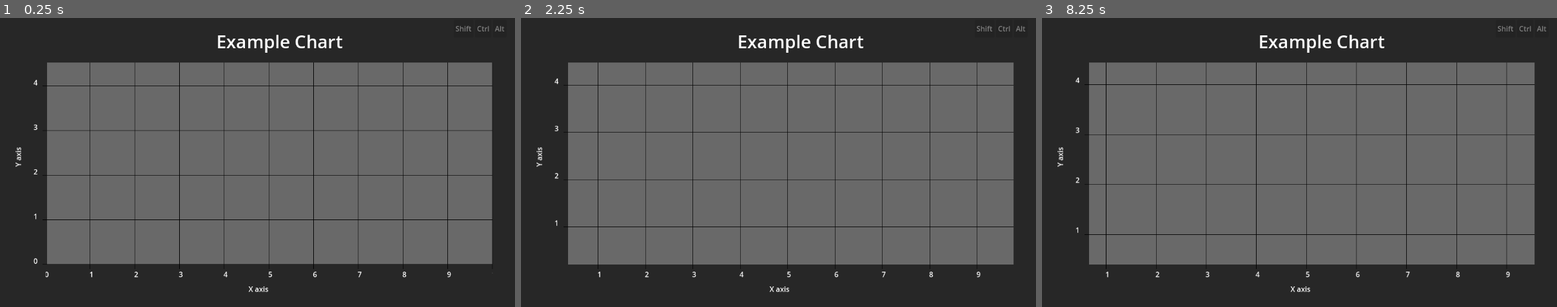
Above: before the commit, frames 1-3 (left to right).
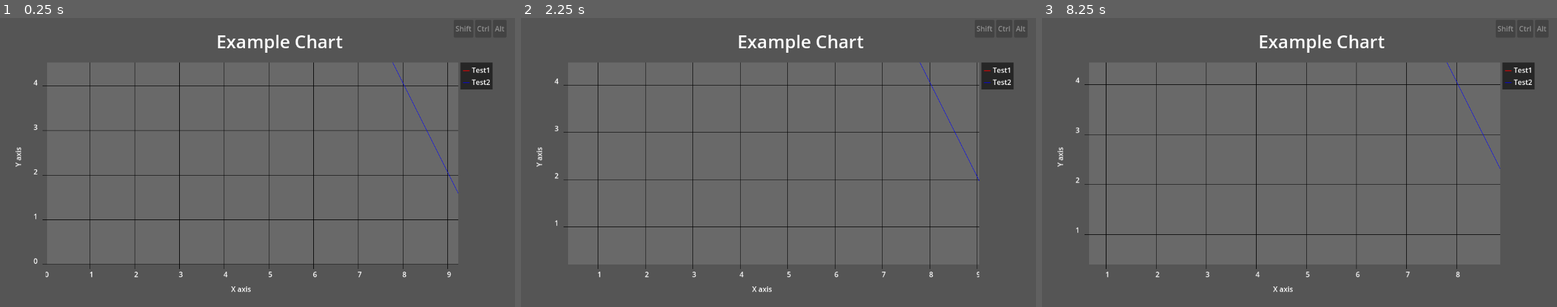
Above: after the commit, the same moments.

Repository: turboseb/chromatography
Game: Godot game, scene res://Plot/chart.tscn
Same seed, same stepped clock (60 frames per second), same inputs: the game is played once before the commit and once after it. The project has no main scene, so this scene is started directly.
Inputs (mouse positions are in pixels of both pictures, inside the frame that each line leads up to):
- Up to frame 1 (0.25 s): no input
- Up to frame 2 (2.25 s): tap Enter at 0.5, 2 s; move the mouse to (891, 148) at 0.52 s; hold D 0.53-1.25 s; tap Middle mouse button (panning) at 0.6 s; click (891, 148) at 0.67 s; tap Space at 1.25 s; drag from (675, 176) to (752, 220) at 1.27 s; move the mouse to (830, 98) at 2.02 s; hold D from 2.03 s (still down); tap Mouse wheel up (x_scroll_right) at 2.1 s
- Up to frame 3 (8.25 s): release D at 2.75 s; tap Space at 2.75, 4.25 s; drag from (1273, 220) to (1145, 119) at 2.77 s; tap Enter at 3.5, 5.1 s; move the mouse to (1454, 205) at 3.52 s; hold A 3.53-4.25 s; tap Delete at 3.6 s; drag from (1145, 119) to (1222, 90) at 4.27 s; move the mouse to (1325, 162) at 5.02 s; hold S 5.03-5.75 s; click (1325, 162) at 5.17 s; drag from (1222, 90) to (1196, 176) at 5.77 s; move the mouse to (1412, 148) at 6.52 s; hold D 6.53-7.25 s; tap Middle mouse button (panning) at 6.6 s; drag from (1196, 176) to (1273, 220) at 7.27 s; move the mouse to (1351, 98) at 8.02 s; hold S from 8.03 s (still down); tap Mouse wheel up (x_scroll_right) at 8.1 s

The runs differ from the first frame. In frame 1, 40% of the frame differs, in the area x 0-100%, y 0-100%; in frame 2, 40%; in frame 3, 40%.

Commit message:
Plot label, root and plot scripts updates

Diff:
--- /dev/null
+++ b/Plot/Labels/dataset_label.tscn
@@ -0,0 +1,7 @@
+[gd_scene format=3 uid="uid://detmflvrt1g70"]
+
+[node name="RichTextLabel" type="RichTextLabel"]
+bbcode_enabled = true
+text = " "
+fit_content = true
+autowrap_mode = 0
--- /dev/null
+++ b/Plot/Labels/label_container.gd
@@ -0,0 +1,26 @@
+extends MarginContainer
+
+@export var chart: ColorRect
+@export var box_container: BoxContainer
+
+@export var dataset_label: PackedScene
+
+func _ready() -> void:
+	chart.datasets_changed.connect(datasets_changed)
+	update_labels()
+
+func datasets_changed():
+	update_labels()
+
+
+func update_labels() ->void:
+	for label in box_container.get_children():
+		label.queue_free()
+
+	for dataset in chart.datasets.size():
+		var data_color:Color = chart.line_color[dataset]
+		var dataset_name = chart.datasets.keys()[dataset]
+		var label = dataset_label.instantiate()
+		box_container.add_child(label)
+		label.text = "[color=" + str(data_color.to_html()) + "]―[/color] " + dataset_name
+		print(label.text)
--- a/Plot/chart.gd
+++ b/Plot/chart.gd
@@ -1,9 +1,13 @@
 extends ColorRect
 
+signal datasets_changed
 @export var plot:ColorRect
 
 ## Dictionary of String: PackedVector2Array
-@export var dataset: Dictionary:
+@export var datasets: Dictionary:
 	set(value):
-		dataset = value
-		plot.queue_redraw()
+		datasets = value
+		if plot:
+			datasets_changed.emit()
+
+@export var line_color: PackedColorArray
--- a/Plot/chart.tscn
+++ b/Plot/chart.tscn
@@ -6,6 +6,8 @@
 [ext_resource type="Script" path="res://Plot/x_grid.gd" id="2_48y3q"]
 [ext_resource type="Script" path="res://Plot/y_grid.gd" id="3_p2hl4"]
 [ext_resource type="Script" path="res://visualisation of inputs/button.gd" id="4_aglfa"]
+[ext_resource type="Script" path="res://Plot/Labels/label_container.gd" id="6_4vejy"]
+[ext_resource type="PackedScene" uid="uid://detmflvrt1g70" path="res://Plot/Labels/dataset_label.tscn" id="7_6lwvq"]
 
 [node name="Chart" type="ColorRect" node_paths=PackedStringArray("plot")]
 anchors_preset = 15
@@ -13,9 +15,14 @@
 anchor_bottom = 1.0
 grow_horizontal = 2
 grow_vertical = 2
-color = Color(0.154876, 0.154876, 0.154876, 1)
+color = Color(0.332881, 0.332881, 0.332881, 1)
 script = ExtResource("1_mtoxi")
 plot = NodePath("MarginContainer/ChartContainer/YChartContainer/XChartContainer/Grid/PlotMargin/PlotContainer/InnerPlot")
+datasets = {
+"Test1": PackedVector2Array(0, 0, 2000, 2000),
+"Test2": PackedVector2Array(0, 0, 1000, 2000)
+}
+line_color = PackedColorArray(1, 0, 0, 1, 0, 0, 1, 1, 0, 1, 0, 1)
 
 [node name="MarginContainer" type="MarginContainer" parent="."]
 layout_mode = 1
@@ -125,7 +132,7 @@
 size_flags_horizontal = 3
 size_flags_vertical = 3
 
-[node name="InnerPlot" type="ColorRect" parent="MarginContainer/ChartContainer/YChartContainer/XChartContainer/Grid/PlotMargin/PlotContainer" node_paths=PackedStringArray("plot_container", "x_grid", "y_grid")]
+[node name="InnerPlot" type="ColorRect" parent="MarginContainer/ChartContainer/YChartContainer/XChartContainer/Grid/PlotMargin/PlotContainer" node_paths=PackedStringArray("chart", "plot_container", "x_grid", "y_grid")]
 z_index = 1
 custom_minimum_size = Vector2(2000, 2000)
 layout_mode = 1
@@ -138,9 +145,8 @@
 size_flags_vertical = 3
 color = Color(0.305882, 0.305882, 0.305882, 0)
 script = ExtResource("1_iv7n1")
-chart = PackedVector2Array(0, 0, 100, 300, 400, 500, 1152, 307)
-line_color = Color(1, 0, 0, 1)
 line_width = -1.0
+chart = NodePath("../../../../../../../..")
 plot_container = NodePath("..")
 x_grid = NodePath("../../../XMargin/Control/XGrid")
 y_grid = NodePath("../../../YMargin/Control/YGrid")
@@ -236,6 +242,47 @@
 "
 horizontal_alignment = 1
 
+[node name="MarginContainer" type="MarginContainer" parent="MarginContainer/ChartContainer/YChartContainer"]
+layout_mode = 2
+size_flags_vertical = 0
+theme_override_constants/margin_left = 5
+
+[node name="LabelContainer" type="ColorRect" parent="MarginContainer/ChartContainer/YChartContainer/MarginContainer"]
+custom_minimum_size = Vector2(10, 10)
+layout_mode = 2
+color = Color(0.151276, 0.151276, 0.151276, 1)
+
+[node name="MarginContainer" type="MarginContainer" parent="MarginContainer/ChartContainer/YChartContainer/MarginContainer" node_paths=PackedStringArray("chart", "box_container")]
+layout_mode = 2
+size_flags_vertical = 0
+theme_override_constants/margin_left = 5
+theme_override_constants/margin_top = 5
+theme_override_constants/margin_right = 5
+theme_override_constants/margin_bottom = 5
+script = ExtResource("6_4vejy")
+chart = NodePath("../../../../..")
+box_container = NodePath("BoxContainer")
+dataset_label = ExtResource("7_6lwvq")
+
+[node name="BoxContainer" type="BoxContainer" parent="MarginContainer/ChartContainer/YChartContainer/MarginContainer/MarginContainer"]
+layout_mode = 2
+size_flags_vertical = 0
+vertical = true
+
+[node name="RichTextLabel" parent="MarginContainer/ChartContainer/YChartContainer/MarginContainer/MarginContainer/BoxContainer" instance=ExtResource("7_6lwvq")]
+layout_mode = 2
+text = "a"
+
+[node name="RichTextLabel2" parent="MarginContainer/ChartContainer/YChartContainer/MarginContainer/MarginContainer/BoxContainer" instance=ExtResource("7_6lwvq")]
+layout_mode = 2
+text = "s"
+
+[node name="RichTextLabel3" parent="MarginContainer/ChartContainer/YChartContainer/MarginContainer/MarginContainer/BoxContainer" instance=ExtResource("7_6lwvq")]
+layout_mode = 2
+
+[node name="RichTextLabel4" parent="MarginContainer/ChartContainer/YChartContainer/MarginContainer/MarginContainer/BoxContainer" instance=ExtResource("7_6lwvq")]
+layout_mode = 2
+
 [node name="Control" type="Control" parent="."]
 anchors_preset = 0
 offset_left = 94.0
--- a/Plot/inner_plot.gd
+++ b/Plot/inner_plot.gd
@@ -1,12 +1,15 @@
 extends Control
 
 @export_category("Chart Data")
-@export var chart: PackedVector2Array
-@export var line_color: Color
+
 ## if the value is positive, it will scale with the zoom; if the vale is negative, the line width will be viewport based and it won't be affected by zoom
 @export var line_width: float
 
 @export_category("Tree Nodes")
+
+## Root node of the chart tool
+@export var chart: ColorRect
+
 ## Control parent of the InnerPlot, used to get the plot visible size
 @export var plot_container: Control
 var plot_container_size: Vector2:
@@ -39,6 +42,12 @@
 ##define the maximum scale to avoid exiting the plot
 var scale_limit: Vector2
 
+func _ready() -> void:
+	chart.datasets_changed.connect(dataset_changed)
+
+func dataset_changed() ->void:
+	queue_redraw()
+	#TODO add label redo
 
 ## Connected to the plot_container resized() signal, called a little after ready on startup
 func plot_container_resized() -> void:
@@ -78,7 +87,8 @@
 
 
 func _draw() -> void:
-	draw_polyline(chart, line_color, line_width)
+	for dataset in chart.datasets.size():
+		draw_polyline(chart.datasets.values()[dataset], chart.line_color[dataset], line_width)
 
 ## Called when the input is done as the plot is moused over, also works when releasing said input outside of the plot
 func _on_gui_input(event: InputEvent) -> void:
Not shown: 1 places in Plot/chart.tscn that only renumber resources
